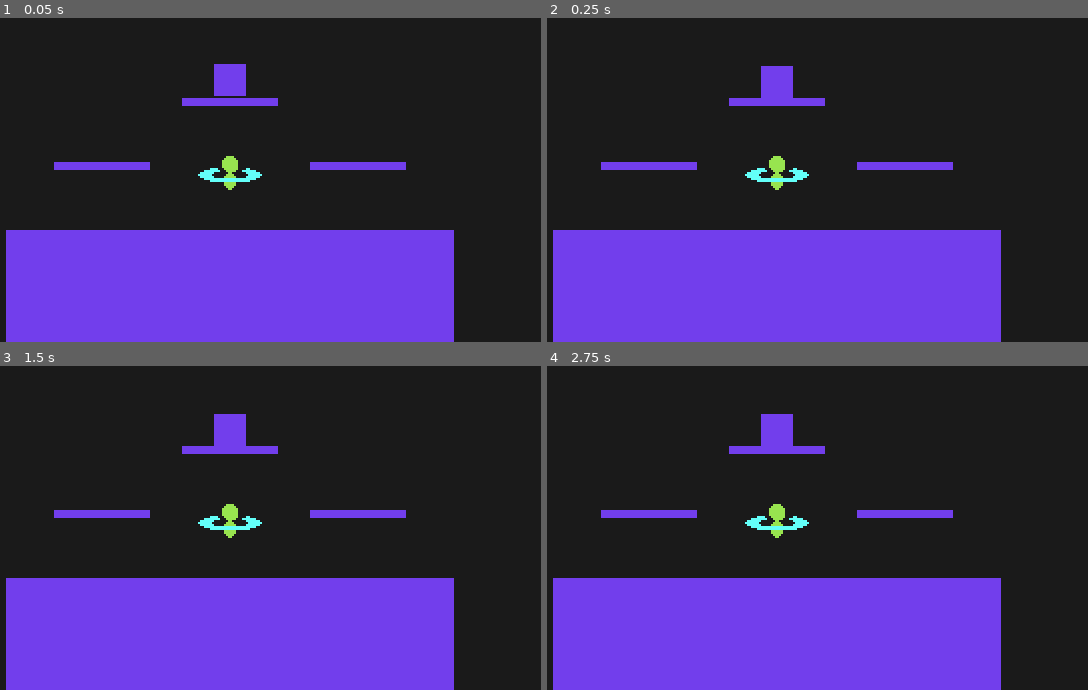
Above: before the commit, frames 1-4 (two rows, left to right).
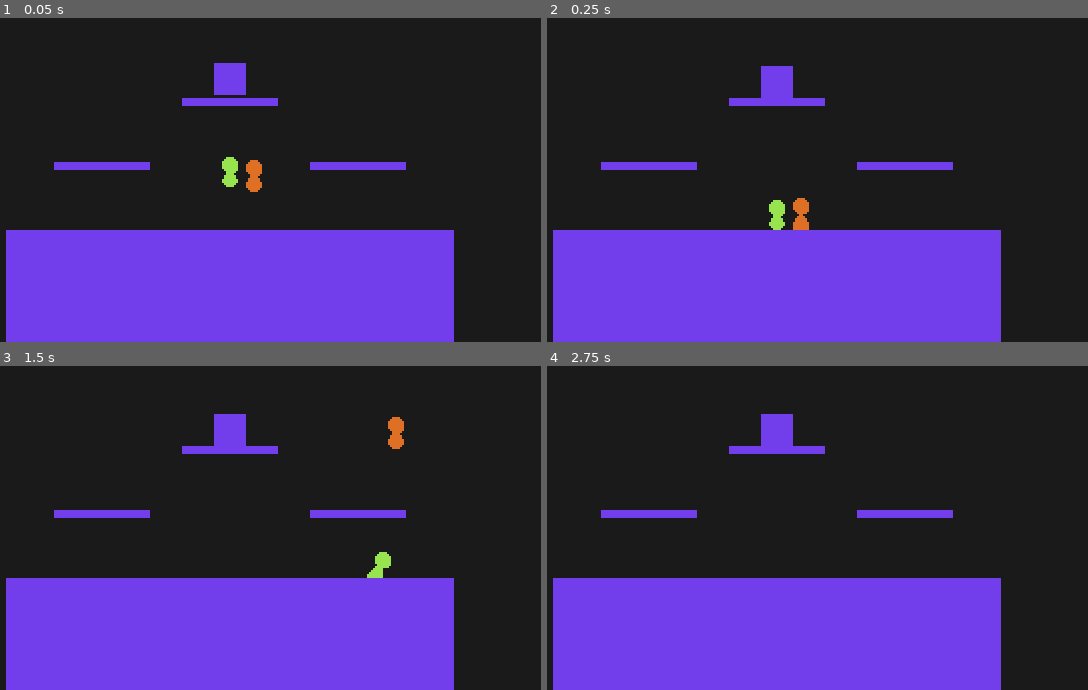
Above: after the commit, the same moments.

Repository: youssefevan/platform-fighter
Game: Godot game, scene res://World.tscn
The game is run twice, just before and just after one commit, with the same random seed, the same clock (stepped at 60 frames per second) and the same inputs.
Inputs:
- Up to frame 1 (0.05 s): no input
- Up to frame 2 (0.25 s): no input
- Up to frame 3 (1.5 s): hold Right (right) from 0.53 s (still down); tap X (attack) at 0.6 s; tap Z (jump) at 0.77 s; tap C (special) at 0.8, 1.35 s
- Up to frame 4 (2.75 s): tap Z (jump) at 1.52 s; tap X (attack) at 1.55, 2.1 s; release Right (right) at 2.03 s; hold Left (left) from 2.03 s (still down); tap C (special) at 2.3 s

The runs differ from the first frame. In frame 1, 0.5% of the frame differs, in the area x 36-49%, y 13-54%; in frame 2, 0.9%, in the area x 36-49%, y 42-66%; in frame 3, 0.9%; in frame 4, 0.4%.
Error before the commit: Parse Error: Expected an indented block after "if". (res://Scripts/CharacterBase/States/run.gd:18)

Commit message:
Added timber neutral special
- adjusted knockback to take the specific character fall speed
- this will require adjustments to current hitbox knockback values

Diff:
--- a/PlatformFighter/Scenes/Characters/Timber.tscn
+++ b/PlatformFighter/Scenes/Characters/Timber.tscn
@@ -1038,25 +1038,24 @@
 "values": [ Rect2( 32, 0, 32, 32 ) ]
 }
 
-[sub_resource type="CapsuleShape2D" id=43]
+[sub_resource type="CircleShape2D" id=44]
 radius = 8.0
-height = 18.0
-
-[sub_resource type="Animation" id=42]
-resource_name = "SpecialUp"
-length = 0.6
-step = 0.0166667
-tracks/0/type = "value"
-tracks/0/path = NodePath("Sprite:region_rect")
-tracks/0/interp = 1
-tracks/0/loop_wrap = true
-tracks/0/imported = false
-tracks/0/enabled = true
-tracks/0/keys = {
-"times": PoolRealArray( 0, 0.05, 0.1, 0.15, 0.2, 0.25, 0.3, 0.35, 0.4, 0.45, 0.5 ),
-"transitions": PoolRealArray( 1, 1, 1, 1, 1, 1, 1, 1, 1, 1, 1 ),
-"update": 1,
-"values": [ Rect2( 128, 32, 32, 32 ), Rect2( 160, 32, 32, 32 ), Rect2( 192, 32, 32, 32 ), Rect2( 160, 32, 32, 32 ), Rect2( 192, 32, 32, 32 ), Rect2( 160, 32, 32, 32 ), Rect2( 192, 32, 32, 32 ), Rect2( 160, 32, 32, 32 ), Rect2( 192, 32, 32, 32 ), Rect2( 160, 32, 32, 32 ), Rect2( 128, 32, 32, 32 ) ]
+
+[sub_resource type="Animation" id=45]
+resource_name = "SpecialNeutral"
+length = 0.5
+step = 0.0166667
+tracks/0/type = "value"
+tracks/0/path = NodePath("Sprite:region_rect")
+tracks/0/interp = 1
+tracks/0/loop_wrap = true
+tracks/0/imported = false
+tracks/0/enabled = true
+tracks/0/keys = {
+"times": PoolRealArray( 0, 0.15, 0.266667 ),
+"transitions": PoolRealArray( 1, 1, 1 ),
+"update": 1,
+"values": [ Rect2( 128, 160, 32, 32 ), Rect2( 160, 160, 32, 32 ), Rect2( 192, 160, 32, 32 ) ]
 }
 tracks/1/type = "value"
 tracks/1/path = NodePath("Hitbox/Bounds:shape")
@@ -1068,7 +1067,7 @@
 "times": PoolRealArray( 0 ),
 "transitions": PoolRealArray( 1 ),
 "update": 1,
-"values": [ SubResource( 43 ) ]
+"values": [ SubResource( 44 ) ]
 }
 tracks/2/type = "value"
 tracks/2/path = NodePath("Hitbox/Bounds:disabled")
@@ -1077,10 +1076,114 @@
 tracks/2/imported = false
 tracks/2/enabled = true
 tracks/2/keys = {
-"times": PoolRealArray( 0, 0.05, 0.0833333, 0.116667, 0.15, 0.183333, 0.216667, 0.25, 0.283333, 0.316667, 0.35, 0.383333, 0.416667, 0.45, 0.5 ),
-"transitions": PoolRealArray( 1, 1, 1, 1, 1, 1, 1, 1, 1, 1, 1, 1, 1, 1, 1 ),
-"update": 1,
-"values": [ true, false, true, false, true, false, true, false, true, false, true, false, true, false, true ]
+"times": PoolRealArray( 0, 0.15, 0.266667 ),
+"transitions": PoolRealArray( 1, 1, 1 ),
+"update": 1,
+"values": [ true, false, true ]
+}
+tracks/3/type = "value"
+tracks/3/path = NodePath("Hitbox/Bounds:position")
+tracks/3/interp = 1
+tracks/3/loop_wrap = true
+tracks/3/imported = false
+tracks/3/enabled = true
+tracks/3/keys = {
+"times": PoolRealArray( 0 ),
+"transitions": PoolRealArray( 1 ),
+"update": 1,
+"values": [ Vector2( 9, -12 ) ]
+}
+tracks/4/type = "value"
+tracks/4/path = NodePath("Hitbox/Bounds:rotation_degrees")
+tracks/4/interp = 1
+tracks/4/loop_wrap = true
+tracks/4/imported = false
+tracks/4/enabled = true
+tracks/4/keys = {
+"times": PoolRealArray( 0 ),
+"transitions": PoolRealArray( 1 ),
+"update": 1,
+"values": [ 0.0 ]
+}
+tracks/5/type = "value"
+tracks/5/path = NodePath("Hitbox:damage")
+tracks/5/interp = 1
+tracks/5/loop_wrap = true
+tracks/5/imported = false
+tracks/5/enabled = true
+tracks/5/keys = {
+"times": PoolRealArray( 0.15 ),
+"transitions": PoolRealArray( 1 ),
+"update": 1,
+"values": [ 19.0 ]
+}
+tracks/6/type = "value"
+tracks/6/path = NodePath("Hitbox:kb_power")
+tracks/6/interp = 1
+tracks/6/loop_wrap = true
+tracks/6/imported = false
+tracks/6/enabled = true
+tracks/6/keys = {
+"times": PoolRealArray( 0.15 ),
+"transitions": PoolRealArray( 1 ),
+"update": 1,
+"values": [ 185.0 ]
+}
+tracks/7/type = "value"
+tracks/7/path = NodePath("Hitbox:kb_angle")
+tracks/7/interp = 1
+tracks/7/loop_wrap = true
+tracks/7/imported = false
+tracks/7/enabled = true
+tracks/7/keys = {
+"times": PoolRealArray( 0.15 ),
+"transitions": PoolRealArray( 1 ),
+"update": 1,
+"values": [ -60.0 ]
+}
+
+[sub_resource type="CapsuleShape2D" id=43]
+radius = 6.0
+
+[sub_resource type="Animation" id=42]
+resource_name = "SpecialUp"
+length = 0.6
+step = 0.0166667
+tracks/0/type = "value"
+tracks/0/path = NodePath("Sprite:region_rect")
+tracks/0/interp = 1
+tracks/0/loop_wrap = true
+tracks/0/imported = false
+tracks/0/enabled = true
+tracks/0/keys = {
+"times": PoolRealArray( 0, 0.05, 0.1, 0.15, 0.2, 0.25, 0.3, 0.35, 0.4, 0.45, 0.5 ),
+"transitions": PoolRealArray( 1, 1, 1, 1, 1, 1, 1, 1, 1, 1, 1 ),
+"update": 1,
+"values": [ Rect2( 128, 32, 32, 32 ), Rect2( 160, 32, 32, 32 ), Rect2( 192, 32, 32, 32 ), Rect2( 160, 32, 32, 32 ), Rect2( 192, 32, 32, 32 ), Rect2( 160, 32, 32, 32 ), Rect2( 192, 32, 32, 32 ), Rect2( 160, 32, 32, 32 ), Rect2( 192, 32, 32, 32 ), Rect2( 160, 32, 32, 32 ), Rect2( 128, 32, 32, 32 ) ]
+}
+tracks/1/type = "value"
+tracks/1/path = NodePath("Hitbox/Bounds:shape")
+tracks/1/interp = 1
+tracks/1/loop_wrap = true
+tracks/1/imported = false
+tracks/1/enabled = true
+tracks/1/keys = {
+"times": PoolRealArray( 0 ),
+"transitions": PoolRealArray( 1 ),
+"update": 1,
+"values": [ SubResource( 43 ) ]
+}
+tracks/2/type = "value"
+tracks/2/path = NodePath("Hitbox/Bounds:disabled")
+tracks/2/interp = 1
+tracks/2/loop_wrap = true
+tracks/2/imported = false
+tracks/2/enabled = true
+tracks/2/keys = {
+"times": PoolRealArray( 0, 0.05, 0.1, 0.15, 0.2, 0.25, 0.3, 0.35, 0.4, 0.45, 0.5 ),
+"transitions": PoolRealArray( 1, 1, 1, 1, 1, 1, 1, 1, 1, 1, 1 ),
+"update": 1,
+"values": [ true, false, true, false, true, false, true, false, true, false, true ]
 }
 tracks/3/type = "value"
 tracks/3/path = NodePath("Hitbox/Bounds:position")
@@ -1152,6 +1255,7 @@
 aerial_up_node = NodePath("StateManager/AerialUp")
 aerial_side_node = NodePath("StateManager/AerialSide")
 aerial_down_node = NodePath("StateManager/AerialDown")
+special_neutral_node = NodePath("StateManager/SpecialNeutral")
 special_up_node = NodePath("StateManager/SpecialUp")
 fall_speed = 225.0
 fastfall_speed = 275.0
@@ -1174,12 +1278,12 @@
 hframes = 1
 vframes = 1
 region_enabled = true
-region_rect = Rect2( 160, 32, 32, 32 )
+region_rect = Rect2( 64, 192, 32, 64 )
 
 [node name="Hitbox" parent="." index="2"]
-damage = 15.0
-kb_power = 190.0
-kb_angle = -70.0
+damage = 9.0
+kb_power = 90.0
+kb_angle = -30.0
 
 [node name="Bounds" parent="Hitbox" index="0"]
 rotation = 1.5708
@@ -1208,6 +1312,7 @@
 anims/Land = SubResource( 9 )
 anims/RESET = SubResource( 33 )
 anims/Run = SubResource( 10 )
+anims/SpecialNeutral = SubResource( 45 )
 anims/SpecialUp = SubResource( 42 )
 
 [node name="GroundNeutral" type="Node" parent="StateManager" index="9"]
@@ -1266,6 +1371,15 @@
 y_starting_frame = 4
 freefall = true
 
+[node name="SpecialNeutral" type="Node" parent="StateManager" index="18"]
+script = ExtResource( 3 )
+animation_name = "SpecialNeutral"
+attack_type = 2
+modify_velocity_y = 1
+y_frames = 12
+y_starting_velocity = 0.0
+y_starting_frame = 1
+
 [connection signal="disable_hitbox" from="StateManager/GroundNeutral" to="." method="_on_GroundNeutral_disable_hitbox"]
 [connection signal="disable_hitbox" from="StateManager/AerialNeutral" to="." method="_on_AerialNeutral_disable_hitbox"]
 [connection signal="disable_hitbox" from="StateManager/GroundSide" to="." method="_on_GroundSide_disable_hitbox"]
@@ -1275,6 +1389,7 @@
 [connection signal="disable_hitbox" from="StateManager/GroundDown" to="." method="_on_GroundDown_disable_hitbox"]
 [connection signal="disable_hitbox" from="StateManager/AerialDown" to="." method="_on_AerialDown_disable_hitbox"]
 [connection signal="disable_hitbox" from="StateManager/SpecialUp" to="." method="_on_SpecialUp_disable_hitbox"]
+[connection signal="disable_hitbox" from="StateManager/SpecialNeutral" to="." method="_on_SpecialNeutral_disable_hitbox"]
 
 [editable path="Hitbox"]
 [editable path="Hurtbox"]
--- a/PlatformFighter/Scripts/CharacterBase/States/fall.gd
+++ b/PlatformFighter/Scripts/CharacterBase/States/fall.gd
@@ -84,3 +84,4 @@
 	.exit()
 	enter_air_jump = false
 	enter_attack = false
+	enter_special = false
--- a/PlatformFighter/Scripts/CharacterBase/States/hitstun.gd
+++ b/PlatformFighter/Scripts/CharacterBase/States/hitstun.gd
@@ -4,8 +4,6 @@
 var kb_power
 var damage_percent
 var knockback_modifier = 100
-
-var grav = 600
 
 var frame = 0
 
@@ -22,14 +20,14 @@
 		+ 18) * 1.33) + kb_power)
 	char_base.velocity = kb_direction * knockback
 
-	print("Hitstun Length: ", hitstun_length)
+	#print("Hitstun Length: ", hitstun_length)
 
 func physics_process(delta):
 	frame += 1
-	print("Hitstun Frame: ", frame)
+	#print("Hitstun Frame: ", frame)
 
 	if frame == hitstun_length:
-		print("exit")
+		#print("exit")
 		if char_base.is_on_floor() == true:
 			return char_base.idle
 		elif char_base.is_on_floor() == false:
@@ -41,7 +39,7 @@
 		return char_base.hitstun
 
 	if !char_base.is_on_floor():
-		char_base.velocity.y += grav * delta
+		char_base.velocity.y += char_base.fall_speed * delta
 	else:
 		if frame > 1:
 			return char_base.idle
@@ -63,4 +61,4 @@
 	hitstun_length = int(round(kb_power * 0.123))
 	damage_percent = d_percent
 	char_base.percentage += damage_percent
-	print(char_base.percentage)
+	print(char_base, " --> ", char_base.percentage, "%")
--- a/PlatformFighter/Scripts/CharacterBase/States/run.gd
+++ b/PlatformFighter/Scripts/CharacterBase/States/run.gd
@@ -13,7 +13,7 @@
 		enter_jump = true
 		#print("RUN --> enter_jump")
 	if Input.is_action_just_pressed("attack") == true:
-		#enter_attack = true
+		enter_attack = true
 		#print("RUN --> enter_attack")
 	if Input.is_action_just_pressed("special") == true:
 		enter_special = true
--- a/PlatformFighter/Scripts/CharacterBase/character_base.gd
+++ b/PlatformFighter/Scripts/CharacterBase/character_base.gd
@@ -218,5 +218,5 @@
 	$Hitbox/Bounds.disabled = true
 
 func _on_Hurtbox_hit_info(hit, kb_dir, kb_pow, d_percent):
-	print("hurt")
+	#print("hurt")
 	got_hit = true
--- a/PlatformFighter/Scripts/test.gd
+++ b/PlatformFighter/Scripts/test.gd
@@ -7,7 +7,7 @@
 var percentage = 0
 var knockback_modifier = 100
 
-var grav = 600
+var grav = 300
 
 var velocity = Vector2.ZERO
 
--- a/PlatformFighter/World.tscn
+++ b/PlatformFighter/World.tscn
@@ -1,8 +1,9 @@
-[gd_scene load_steps=10 format=2]
+[gd_scene load_steps=11 format=2]
 
 [ext_resource path="res://Sprites/tile.png" type="Texture" id=1]
 [ext_resource path="res://Scenes/Platform.tscn" type="PackedScene" id=2]
 [ext_resource path="res://Scripts/test.gd" type="Script" id=3]
+[ext_resource path="res://Scenes/Characters/Red.tscn" type="PackedScene" id=4]
 [ext_resource path="res://Scenes/Characters/Timber.tscn" type="PackedScene" id=5]
 [ext_resource path="res://Scenes/Hurtbox.tscn" type="PackedScene" id=6]
 
@@ -78,6 +79,9 @@
 [node name="Timber" parent="." instance=ExtResource( 5 )]
 position = Vector2( 192, 136 )
 
+[node name="Red" parent="." instance=ExtResource( 4 )]
+position = Vector2( 204, 132 )
+
 [connection signal="area_entered" from="Test/Hurtbox" to="Test/Hurtbox" method="_on_Hurtbox_area_entered"]
 [connection signal="hit_info" from="Test/Hurtbox" to="Test" method="_on_Hurtbox_hit_info"]
 
Not shown: 1 places in PlatformFighter/Scenes/Characters/Timber.tscn that only renumber resources
Binary file changed: PlatformFighter/Sprites/Characters/timber.png
